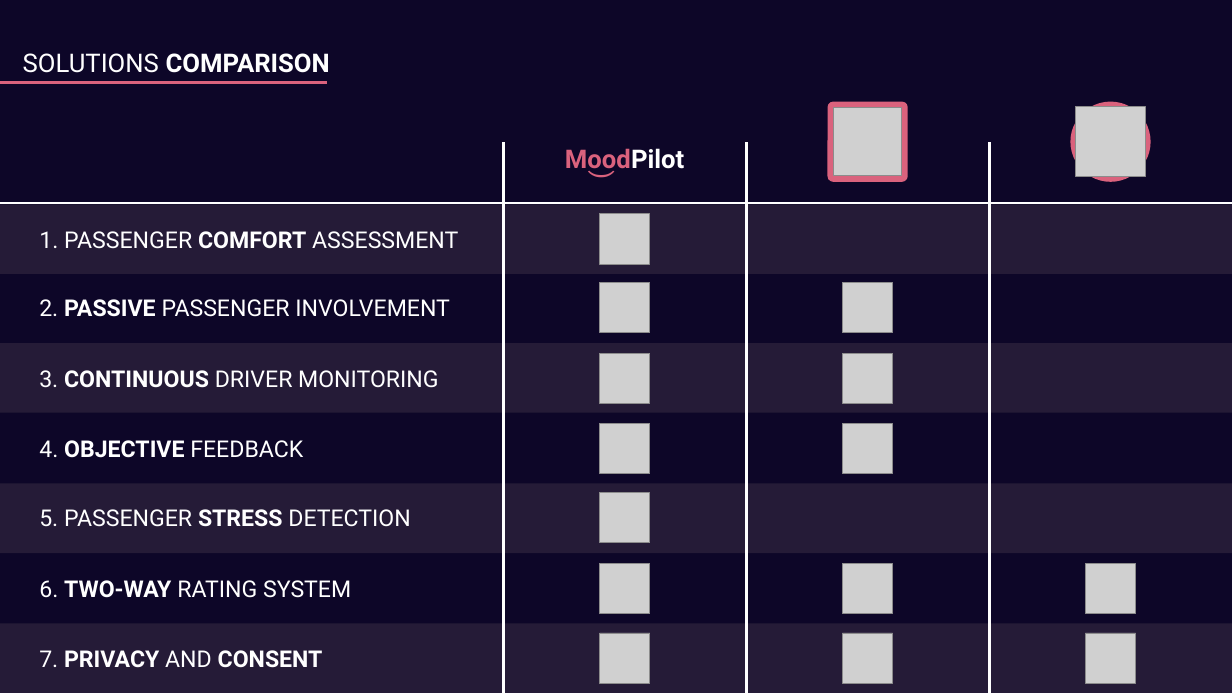
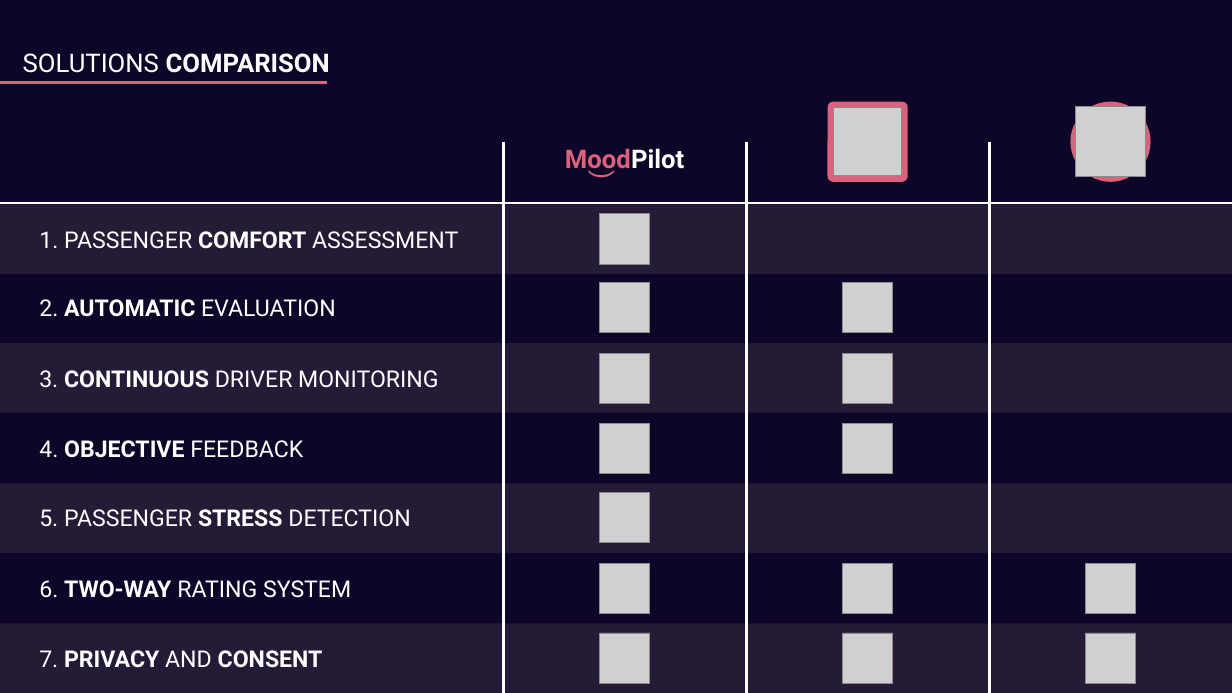
Before and after one commit to GiuseppeSoriano/MoodPilot, a slide deck: slide 17 of Idea/Idea_Presentation.pptx (slide 19 before the commit). Drawn at 1232x693 pixels with LibreOffice and Linux fonts; fonts in the diff are those of the drawing; grey boxes stand for pictures. Boxes give left, top, right and bottom in pixels: in the first picture for what was removed or moved away, otherwise in the second. Text is boxed around its words. In the diff, an @@ line names an element or a change of style, - is before the commit and + after.

```diff
--- a/Idea/Idea_Presentation.pptx
+++ b/Idea/Idea_Presentation.pptx
@@ text at [39,299,336,317]: text changed @@
-2. PASSIVE PASSENGER INVOLVEMENT
+2. AUTOMATIC EVALUATION
```
Also in this commit, not shown: 3 other slides changed, 2 slides removed, 1 other file.
